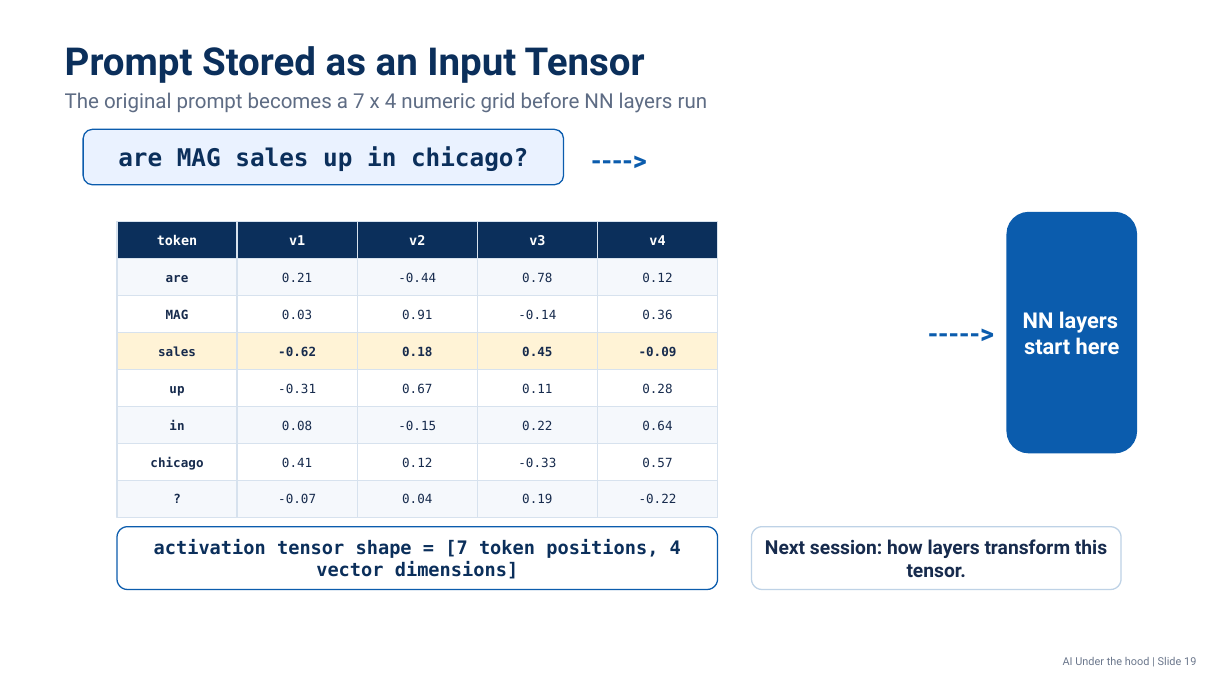
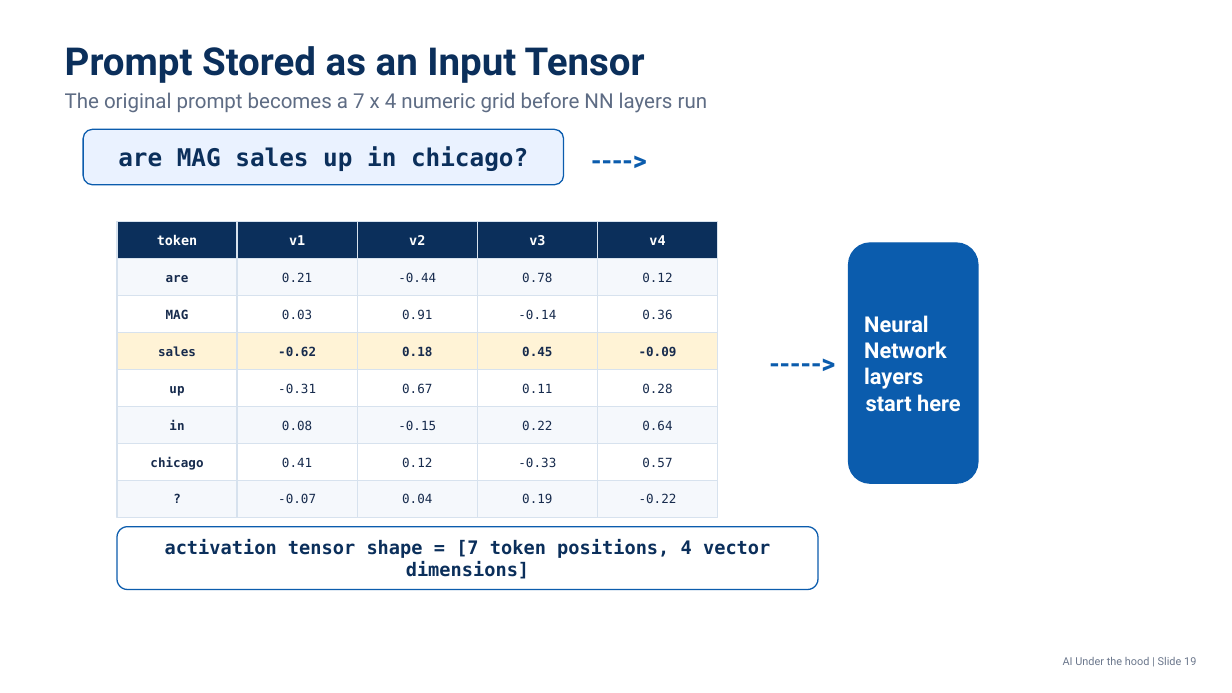
Before and after one commit to javaboy-vk/MAGPAI, a slide deck: slide 18 of pptx/Session_01_Tokens_v1.0.pptx (slide 19 before the commit). Drawn at 1232x693 pixels with LibreOffice and Linux fonts; fonts in the diff are those of the drawing. Boxes give left, top, right and bottom in pixels: in the first picture for what was removed or moved away, otherwise in the second. Text is boxed around its words. In the diff, an @@ line names an element or a change of style, - is before the commit and + after.

```diff
--- a/pptx/Session_01_Tokens_v1.0.pptx
+++ b/pptx/Session_01_Tokens_v1.0.pptx
@@ rounded rectangle "Neural Network layers start here": place and size @@
-rounded rectangle "Neural Network layers start here" at (1007, 213, 1137, 453)
+rounded rectangle "Neural Network layers start here" at (848, 243, 978, 483)
@@ text in rounded rectangle at (864, 315, 961, 412): text changed @@
-NN layers
-start here
+Neural Network layers
+start here
@@ text "----->": place and size @@
-text "----->" at (924, 314, 998, 351)
+text "----->" at (765, 345, 839, 382)
@@ rounded rectangle "activation tensor shape = [7 ...": place and size @@
-rounded rectangle "activation tensor shape = [7 ..." at (117, 527, 718, 590)
+rounded rectangle "activation tensor shape = [7 ..." at (117, 527, 819, 590)
@@ rounded rectangle removed at (751, 527, 1121, 590) @@
-Next session: how layers transform this tensor.
```
Also in this commit, not shown: 2 other slides changed, 2 slides removed, 8 other files.
